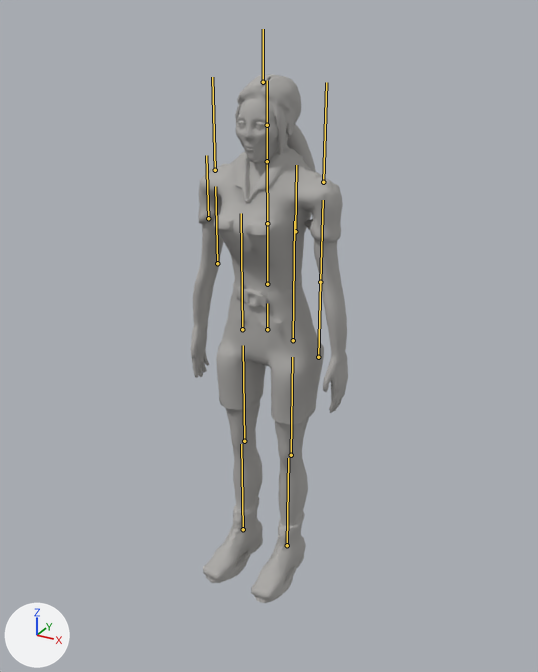
The glTF model models/keeper/female/keeper_female.glb: old version first, new version second.
Rendered twice from a 50 mm camera at (1.22, -2.2, 1.98) aimed at (-0.01, 0.03, 0.86). Lighting does not change. The marker at lower left points along +X, +Y and +Z. The picture after the commit comes second. Both versions are drawn at the pose saved in each file; the numbers are the values there. The bones that change, and the others that lie on the model, are drawn over the model as lines.
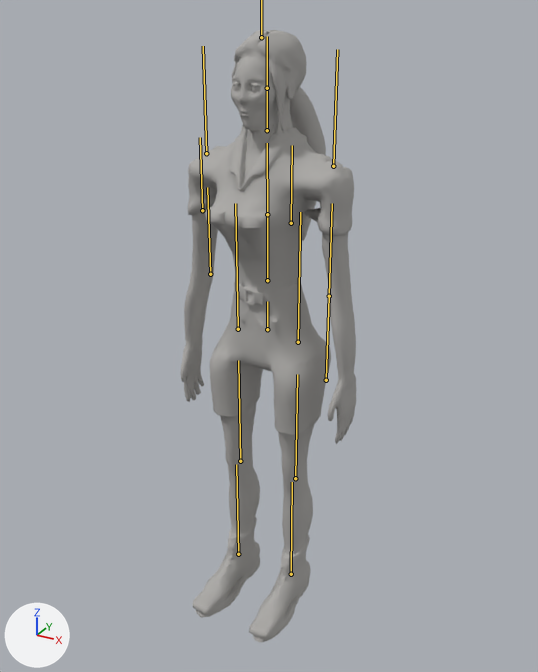
What differs and where, as boxes [x1, y1, x2, y2] in the pictures (538 x 672 px):
```json
{"object": "Mesh_0", "change": "posed", "before": [191, 74, 348, 603], "after": [181, 30, 356, 642], "on screen": "11% wider, 16% taller"}
{"bone": "hips", "before": "(267, 329) to (267, 303)", "after": "(267, 329) to (267, 301)"}
{"bone": "chest", "before": "(267, 223) to (267, 161)", "after": "(267, 214) to (267, 143)"}
{"bone": "neck", "before": "(267, 161) to (267, 125)", "after": "(267, 130) to (267, 88)"}
{"bone": "head", "before": "(267, 125) to (267, 80)", "after": "(267, 88) to (267, 36)"}
{"bone": "armUL", "before": "(323, 182) to (326, 82)", "after": "(333, 166) to (337, 49)"}
{"bone": "armLL", "before": "(320, 282) to (323, 200)", "after": "(329, 296) to (332, 203)"}
{"bone": "armUR", "before": "(215, 170) to (212, 77)", "after": "(206, 153) to (203, 46)"}
{"bone": "armLR", "before": "(217, 263) to (215, 186)", "after": "(210, 274) to (207, 187)"}
{"bone": "legUL", "before": "(293, 340) to (294, 221)", "after": "(298, 342) to (300, 212)"}
{"bone": "legLL", "before": "(291, 455) to (292, 357)", "after": "(295, 478) to (297, 374)"}
{"bone": "legUR", "before": "(242, 329) to (241, 213)", "after": "(238, 329) to (235, 203)"}
{"bone": "legLR", "before": "(244, 441) to (243, 345)", "after": "(240, 461) to (238, 360)"}
```

Edits to the scene script, one JSON object a line:
```json
{"block": "bone_hips", "where": "bone_hips = bpy.data.objects['keeper_female_rig'].pose.bones['hips']"}
{"op": "set", "path": "bone_hips.scale", "old": "(0.87, 1.1, 1.16)", "new": "(0.79, 1.19, 1.29)"}
{"block": "bone_chest", "where": "bone_chest = bpy.data.objects['keeper_female_rig'].pose.bones['chest']  # child of 'spine'"}
{"op": "set", "path": "bone_chest.scale", "old": "(1.19, 1.07, 1.23)", "new": "(1.33, 1.12, 1.42)"}
{"block": "bone_neck", "where": "bone_neck = bpy.data.objects['keeper_female_rig'].pose.bones['neck']  # child of 'chest'"}
{"op": "set", "path": "bone_neck.location", "old": "(0.0, 0.0, 0.0)", "new": "(0.0, 0.03, 0.0)"}
{"block": "bone_head", "where": "bone_head = bpy.data.objects['keeper_female_rig'].pose.bones['head']  # child of 'neck'"}
{"op": "set", "path": "bone_head.scale", "old": "(0.96, 0.96, 0.96)", "new": "(0.94, 0.94, 0.94)"}
{"block": "bone_hair", "where": "bone_hair = bpy.data.objects['keeper_female_rig'].pose.bones['hair']  # child of 'head'"}
{"op": "set", "path": "bone_hair.scale", "old": "(1.08, 1.12, 1.08)", "new": "(1.12, 1.18, 1.12)"}
{"block": "bone_armul", "where": "bone_armul = bpy.data.objects['keeper_female_rig'].pose.bones['armUL']  # child of 'chest'"}
{"op": "set", "path": "bone_armul.location", "old": "(0.025, 0.0, 0.0)", "new": "(0.055, 0.0, 0.0)"}
{"block": "bone_armll", "where": "bone_armll = bpy.data.objects['keeper_female_rig'].pose.bones['armLL']  # child of 'armUL'"}
{"op": "set", "path": "bone_armll.location", "old": "(0.0, -0.03, 0.0)", "new": "(0.0, -0.07, 0.0)"}
{"block": "bone_armur", "where": "bone_armur = bpy.data.objects['keeper_female_rig'].pose.bones['armUR']  # child of 'chest'"}
{"op": "set", "path": "bone_armur.location", "old": "(-0.025, 0.0, 0.0)", "new": "(-0.055, 0.0, 0.0)"}
{"block": "bone_armlr", "where": "bone_armlr = bpy.data.objects['keeper_female_rig'].pose.bones['armLR']  # child of 'armUR'"}
{"op": "set", "path": "bone_armlr.location", "old": "(0.0, -0.03, 0.0)", "new": "(0.0, -0.07, 0.0)"}
{"block": "bone_legul", "where": "bone_legul = bpy.data.objects['keeper_female_rig'].pose.bones['legUL']  # child of 'hips'"}
{"op": "set", "path": "bone_legul.location", "old": "(0.03, 0.0, 0.0)", "new": "(0.07, 0.0, 0.0)"}
{"op": "set", "path": "bone_legul.scale", "old": "(1.06, 1.0, 1.06)", "new": "(1.14, 1.0, 1.14)"}
{"block": "bone_legll", "where": "bone_legll = bpy.data.objects['keeper_female_rig'].pose.bones['legLL']  # child of 'legUL'"}
{"op": "set", "path": "bone_legll.location", "old": "(0.0, -0.04, 0.0)", "new": "(0.0, -0.09, 0.0)"}
{"block": "bone_legur", "where": "bone_legur = bpy.data.objects['keeper_female_rig'].pose.bones['legUR']  # child of 'hips'"}
{"op": "set", "path": "bone_legur.location", "old": "(-0.03, 0.0, 0.0)", "new": "(-0.07, 0.0, 0.0)"}
{"op": "set", "path": "bone_legur.scale", "old": "(1.06, 1.0, 1.06)", "new": "(1.14, 1.0, 1.14)"}
{"block": "bone_leglr", "where": "bone_leglr = bpy.data.objects['keeper_female_rig'].pose.bones['legLR']  # child of 'legUR'"}
{"op": "set", "path": "bone_leglr.location", "old": "(0.0, -0.04, 0.0)", "new": "(0.0, -0.09, 0.0)"}
```
